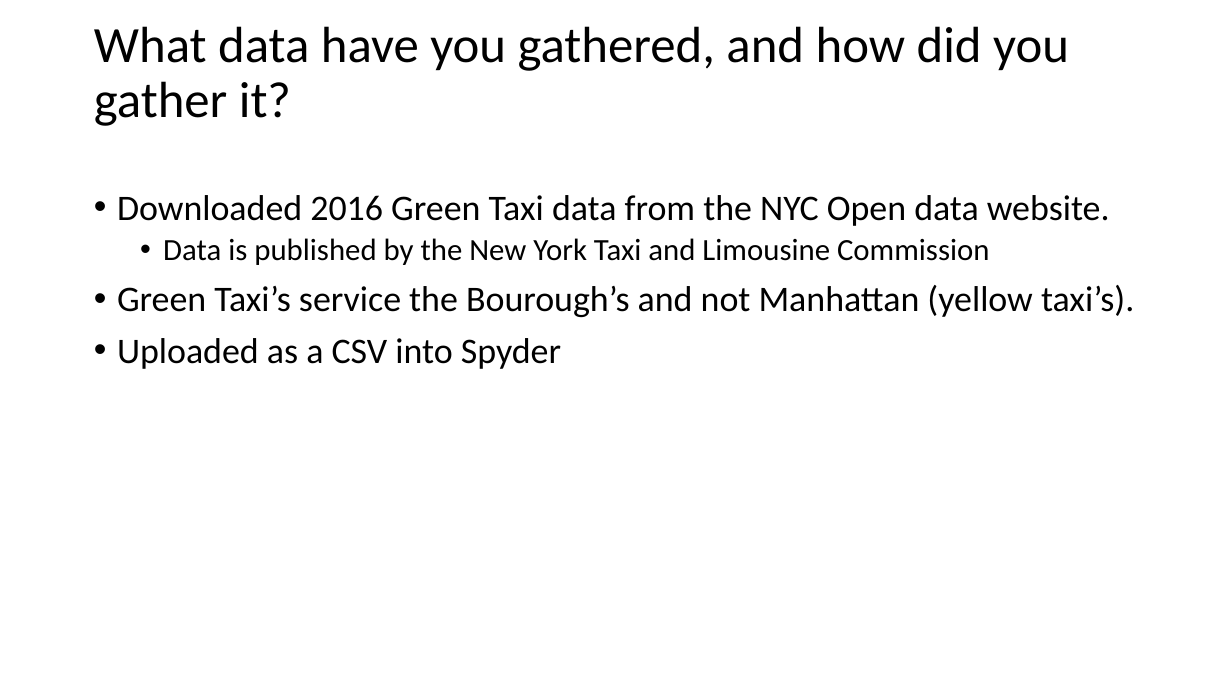
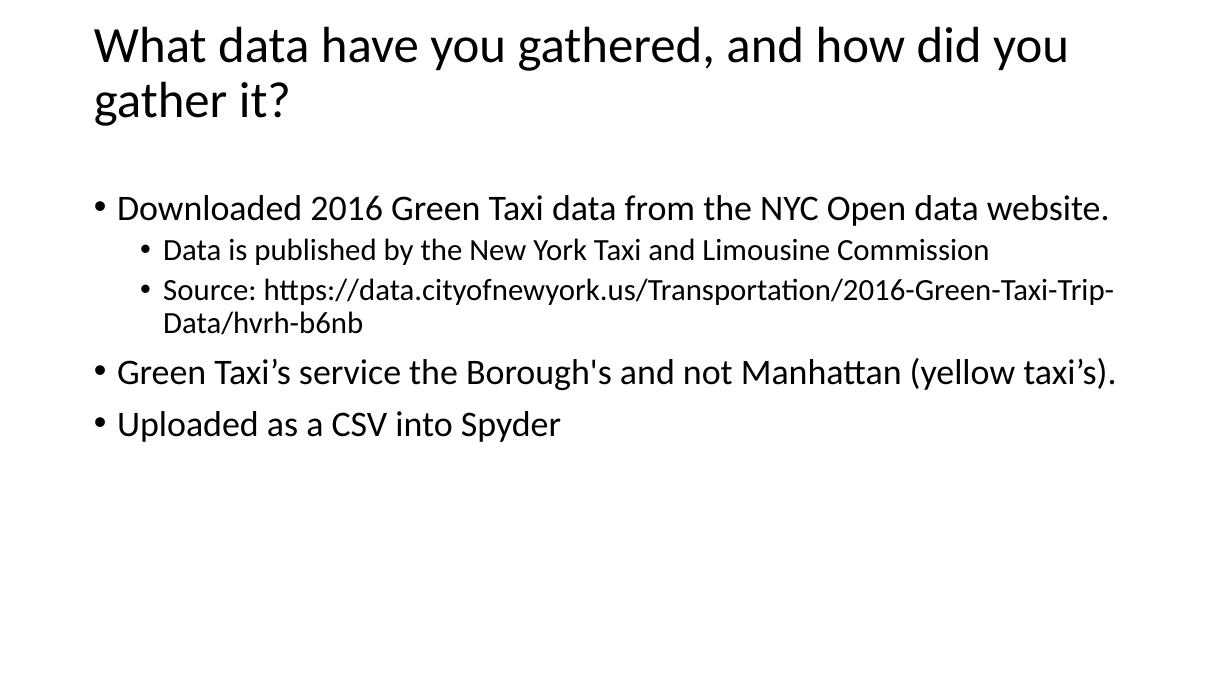
Before and after one commit to stubeef/GA-Data-Science, a slide deck: slide 4 of Final_Project/Presentation/Final Project2.pptx. Drawn at 1232x693 pixels with LibreOffice and Linux fonts; fonts in the diff are those of the drawing. Boxes give left, top, right and bottom in pixels: in the first picture for what was removed or moved away, otherwise in the second. Text is boxed around its words. In the diff, an @@ line names an element or a change of style, - is before the commit and + after.

```diff
--- a/Final_Project/Presentation/Final Project2.pptx
+++ b/Final_Project/Presentation/Final Project2.pptx
@@ text at [117, 278, 1116, 390]: text changed; size 28 to 24 pt @@
-• Green Taxi’s service the Bourough’s and not Manhattan (yellow taxi’s).
+  • Source: https://data.cityofnewyork.us/Transportation/2016-Green-Taxi-Trip-Data/hvrh-b6nb
+• Green Taxi’s service the Borough's and not Manhattan (yellow taxi’s).
```
Also in this commit, not shown: 2 other slides changed, 6 other files.
